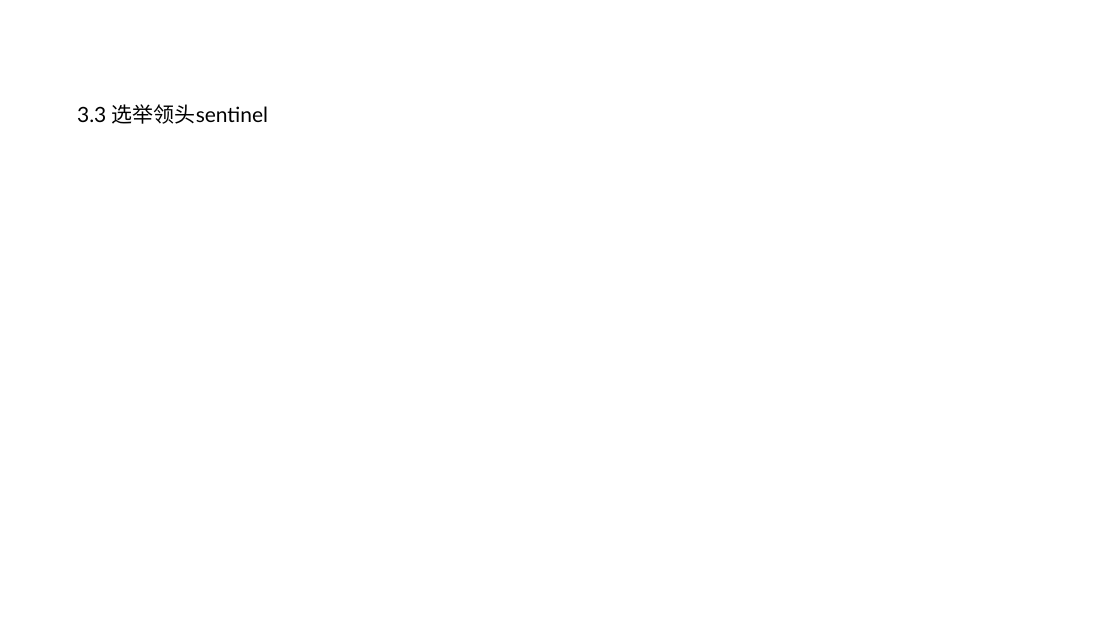
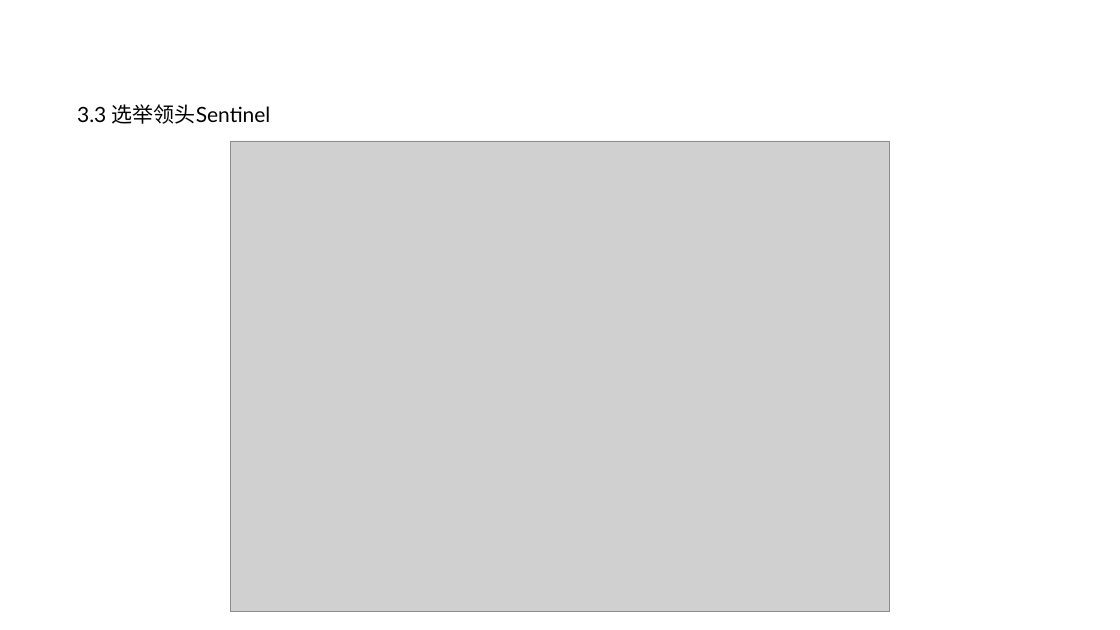
Before and after one commit to zhaozhiqiang8090/share-data, a slide deck: slide 20 of ppt/redis之多机数据库实现.pptx (slide 16 before the commit). Drawn at 1120x630 pixels with LibreOffice and Linux fonts; fonts in the diff are those of the drawing; grey boxes stand for pictures; background and template pictures are left out. Boxes give left, top, right and bottom in pixels: in the first picture for what was removed or moved away, otherwise in the second. Text is boxed around its words. In the diff, an @@ line names an element or a change of style, - is before the commit and + after.

```diff
--- a/ppt/redis之多机数据库实现.pptx
+++ b/ppt/redis之多机数据库实现.pptx
@@ text at (x1=77, y1=104, x2=271, y2=124): text changed @@
-3.3 选举领头sentinel
+3.3 选举领头Sentinel
@@ picture added at (x1=230, y1=141, x2=890, y2=612) @@
```
Also in this commit, not shown: 9 other slides changed, 12 slides added, 4 slides removed, 4 other files.
